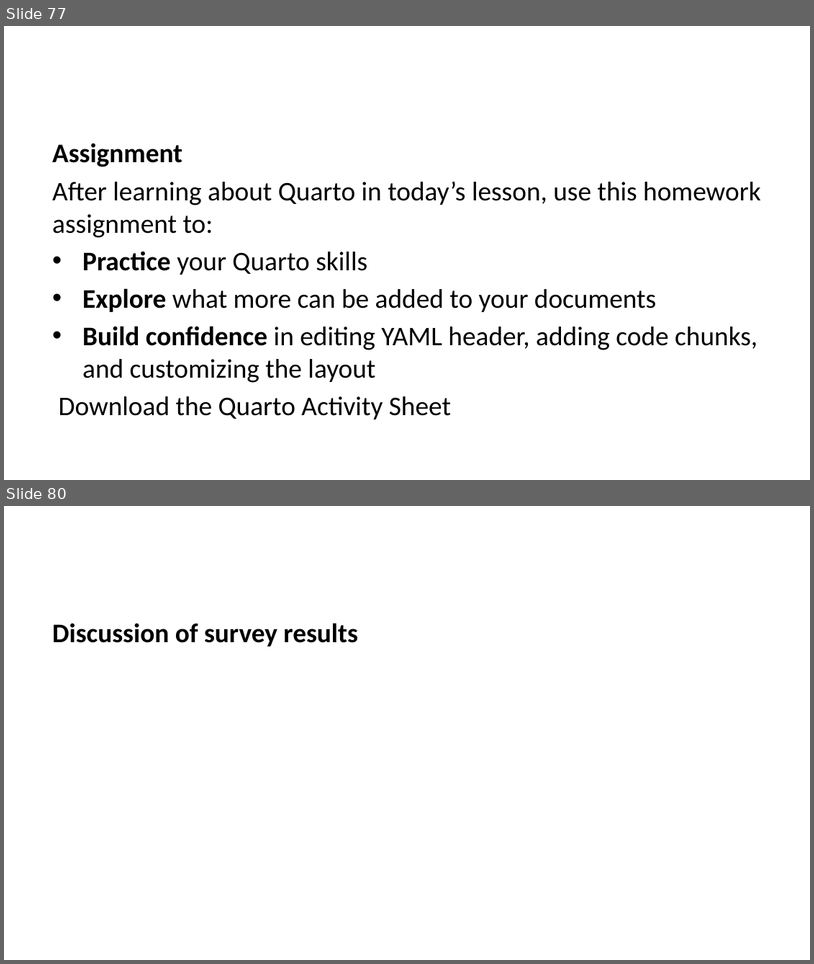
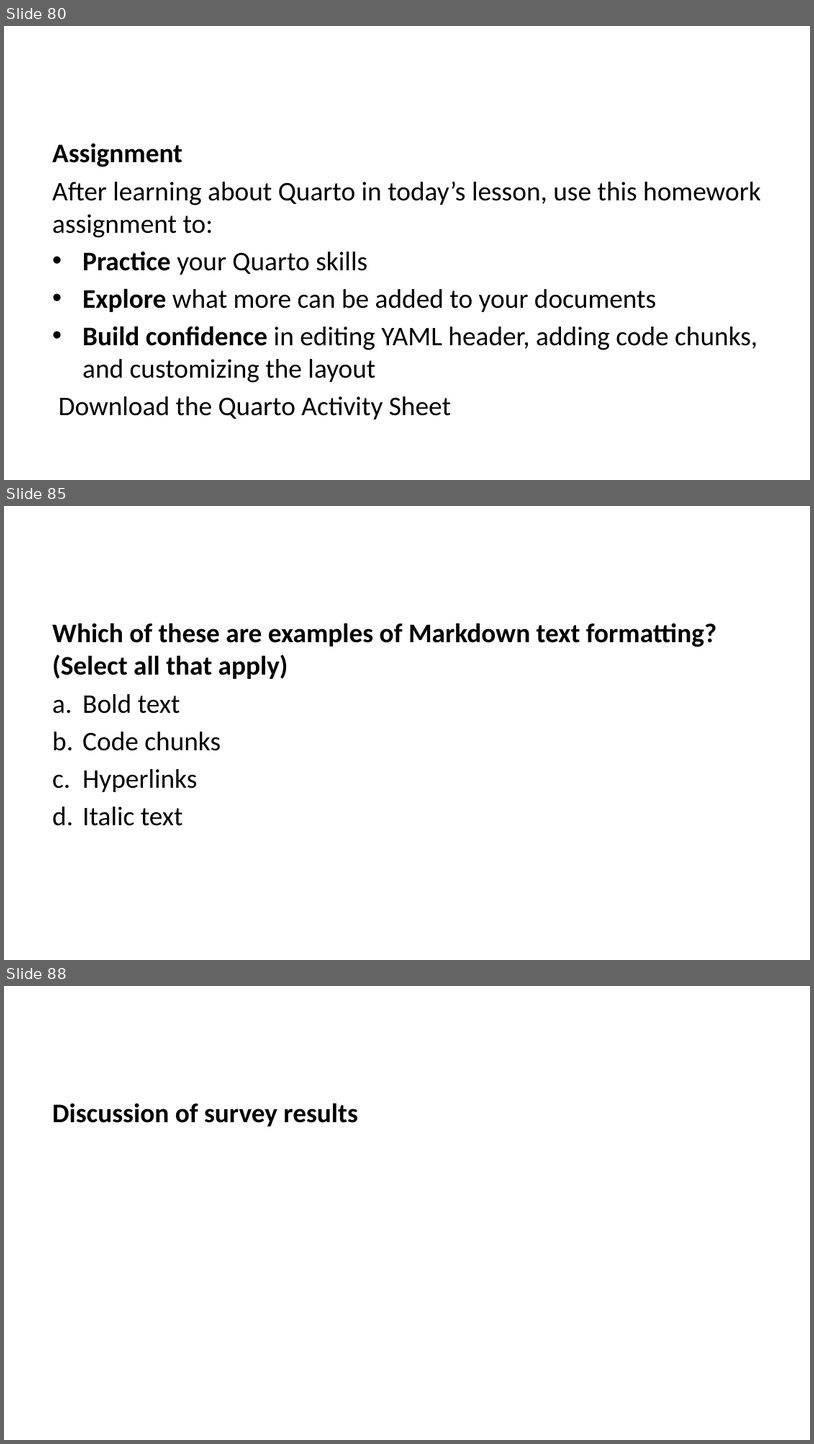
Before and after one commit to lmu-osc/train-the-trainer-student-track-OS, a slide deck: materials/OS-M3/OS-M3-S6-Quarto/OS-M3-S6-Quarto-slides.pptx. Shown one above the other, each under a label of ours: slides 77 and 80 before the commit, slides 80, 85 and 88 after it; the slides between them are not shown. The pictures are 814x964 and 814x1444 pixels, drawn with LibreOffice and Linux fonts; fonts in the diff are those of the drawing. Boxes give left, top, right and bottom in pixels: in the first picture for what was removed or moved away, otherwise in the second. Text is boxed around its words. In the diff, an @@ line names an element or a change of style, - is before the commit and + after.

```diff
--- a/materials/OS-M3/OS-M3-S6-Quarto/OS-M3-S6-Quarto-slides.pptx
+++ b/materials/OS-M3/OS-M3-S6-Quarto/OS-M3-S6-Quarto-slides.pptx
@@ slide 85 added at box(4, 506, 810, 960), background #FFFFFF @@
@@ text added at box(52, 623, 717, 826), 24 pt, text #000000, bold @@
+Which of these are examples of Markdown text formatting? (Select all that apply)
+a. Bold text
+b. Code chunks
+c. Hyperlinks
+d. Italic text
@@ what was slide 77 is now slide 80 @@
@@ what was slide 80 is now slide 88 @@
```
Also in this commit, not shown: 5 slides changed, 11 other slides added, 5 slides removed, 30 other files.
